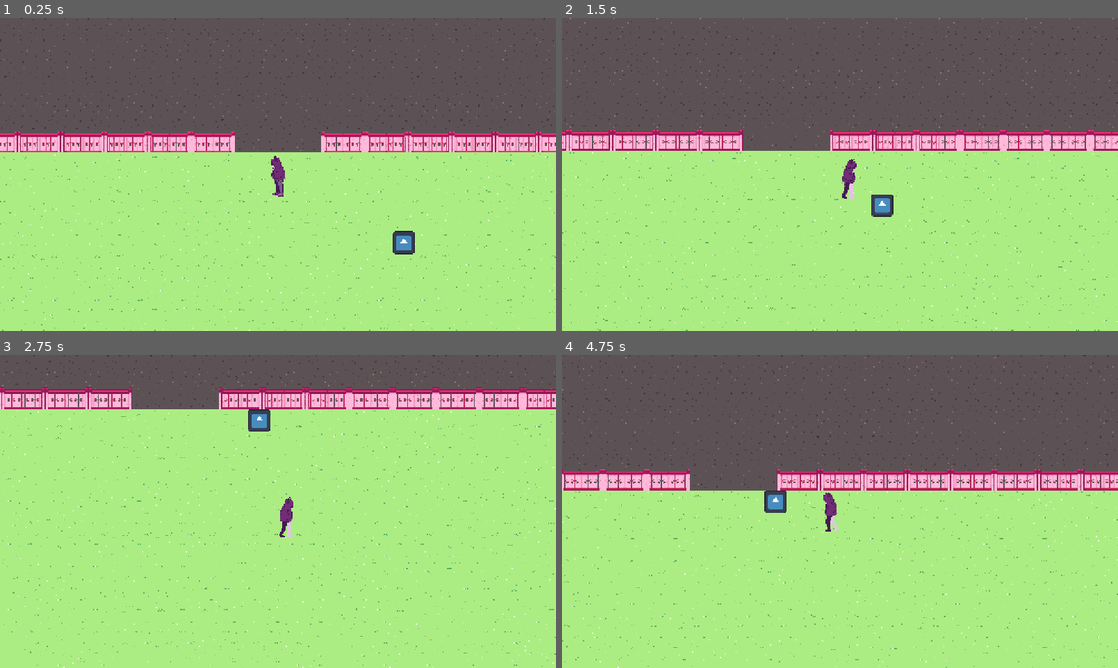
Above: before the commit, frames 1-4 (two rows, left to right).
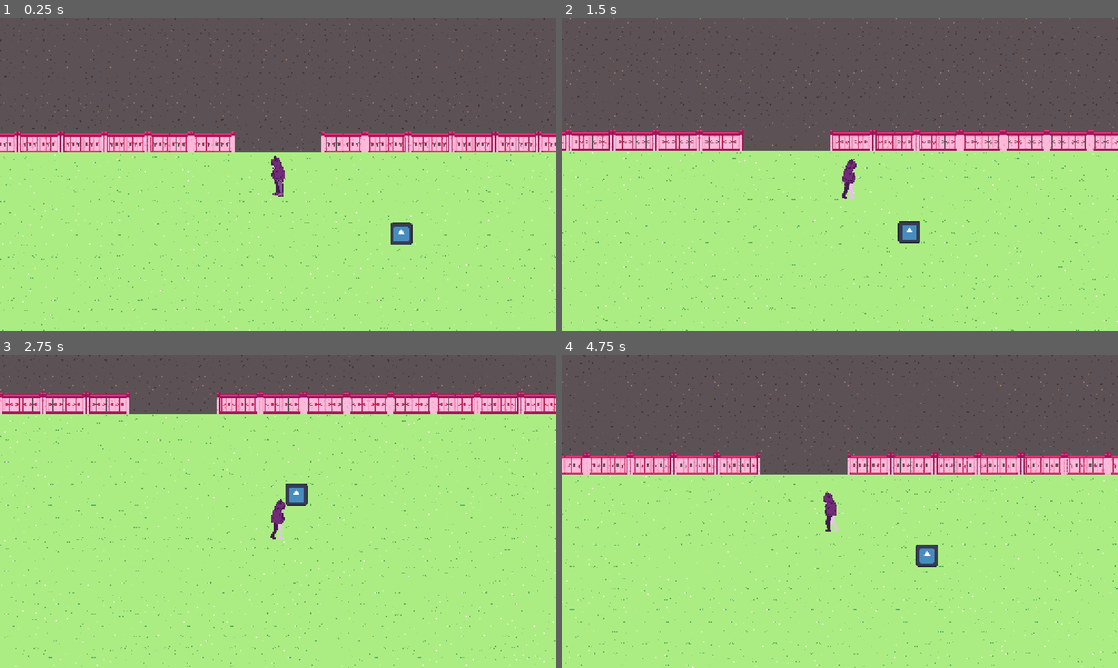
Above: after the commit, the same moments.

Repository: HarryEales/juniperdev-game-jam
Game: Godot game, scene res://actors/world/world.tscn
The game is run twice, just before and just after one commit, with the same random seed, the same clock (stepped at 60 frames per second) and the same inputs. The engine's default icon, where the game draws it, is replaced by a stand-in: a white triangle on a blue panel in a dark square.
Inputs (mouse positions are in pixels of both pictures, inside the frame that each line leads up to):
- Up to frame 1 (0.25 s): no input
- Up to frame 2 (1.5 s): move the mouse to (962, 158) at 0.52 s; press the mouse at (962, 158) at 0.53 s; hold D (move_right) 0.53-1.28 s; move the mouse to (728, 190) at 1.27 s; release the mouse at (728, 190) at 1.28 s; hold S (move_down) from 1.28 s (still down); click (728, 190) at 1.35 s
- Up to frame 3 (2.75 s): move the mouse to (333, 442) at 2.02 s; release S (move_down) at 2.03 s; press the mouse at (333, 442) at 2.03 s; hold D (move_right) from 2.03 s (still down)
- Up to frame 4 (4.75 s): move the mouse to (812, 574) at 2.77 s; release D (move_right) at 2.78 s; release the mouse at (812, 574) at 2.78 s; hold W (move_up) 2.78-3.53 s; click (812, 574) at 2.85 s; move the mouse to (1006, 558) at 3.52 s; press the mouse at (1006, 558) at 3.53 s; hold A (move_left) from 3.53 s (still down); move the mouse to (673, 464) at 4.27 s; release the mouse at (673, 464) at 4.28 s; click (673, 464) at 4.35 s

The runs differ from the first frame. In frame 1, 0.4% of the frame differs, in the area x 70-75%, y 65-76%; in frame 2, 0.6%; in frame 3, 9.3%; in frame 4, 14%, in the area x 0-100%, y 0-100%.

Commit message:
game manager and dog now has range
new node: game manager.
will be important for managing the game :shocked:

dogs movement ai will now no longer make them walk into fences for ages, and will not walk out of set bounds

Diff:
--- a/actors/base_dog/base_dog.gd
+++ b/actors/base_dog/base_dog.gd
@@ -1,2 +1,18 @@
 extends Entity
 class_name BaseDog
+
+
+var _game_manager : GameManager
+
+var _dog_area : Area2D
+
+@onready var _parent : Node2D = get_parent()
+
+
+func _ready() -> void:
+	await _parent.ready
+
+	_game_manager = GameManager.instance
+	_dog_area = _game_manager._dog_area
+
+	super._ready()
--- a/actors/base_dog/base_dog.tscn
+++ b/actors/base_dog/base_dog.tscn
@@ -12,6 +12,7 @@
 
 [node name="BaseDog" type="CharacterBody2D" unique_id=1995112175]
 script = ExtResource("1_scpoa")
+_entity_type = 2
 _has_character_body = true
 _does_move = true
 
@@ -37,6 +38,9 @@
 
 [node name="BaseDogRegularState" type="Node" parent="StateMachine" unique_id=1220384127]
 script = ExtResource("5_uph5h")
+min_max_walk_time = null
+min_max_walk_intervals = null
+min_max_idle_time = null
 metadata/_custom_type_script = "uid://hra40ug3jy77"
 
 [node name="MovementTimer" type="Timer" parent="StateMachine/BaseDogRegularState" unique_id=1882036573]
--- a/actors/base_dog/states/base_dog_regular_state.gd
+++ b/actors/base_dog/states/base_dog_regular_state.gd
@@ -2,7 +2,7 @@
 class_name BaseDogRegularState
 
 
-enum CURRENT_ACTION { WALK, IDLE }
+enum CURRENT_ACTION { WALK, IDLE, FIXING_POSITION }
 
 @export var min_max_walk_time : Vector2 = Vector2(0.7, 1.7)
 @export var min_max_walk_intervals : Vector2i = Vector2i(3, 5)
@@ -11,25 +11,26 @@
 var _current_action : CURRENT_ACTION
 
 var _root_entity : Entity
+var _root_node_2d : Node2D
 var _movement_handler : MovementHandler
 
 var _random_direction_array : Array[Vector2] = [
-	Vector2(1, 0),
-	Vector2(1, 0.5),
-	Vector2(1, 1),
-	Vector2(0.5, 1),
+	#Vector2(1, 0),
+	#Vector2(1, 0.5),
+	#Vector2(1, 1),
+	#Vector2(0.5, 1),
 	Vector2(0, 1),
-	Vector2(-0.5, 1),
-	Vector2(-1, 1),
-	Vector2(-1, 0.5),
-	Vector2(-1, 0),
-	Vector2(-1, -0.5),
-	Vector2(-1, -1),
-	Vector2(-0.5, -1),
-	Vector2(0, -1),
-	Vector2(0.5, -1),
-	Vector2(1, -1),
-	Vector2(1, -0.5)
+	#Vector2(-0.5, 1),
+	#Vector2(-1, 1),
+	#Vector2(-1, 0.5),
+	#Vector2(-1, 0),
+	#Vector2(-1, -0.5),
+	#Vector2(-1, -1),
+	#Vector2(-0.5, -1),
+	#Vector2(0, -1),
+	#Vector2(0.5, -1),
+	#Vector2(1, -1),
+	#Vector2(1, -0.5)
 ]
 
 var _current_random_direction : int = 0
@@ -37,55 +38,91 @@
 var _current_walk_interval : int = 1
 var _current_total_walk_interval : int = 3
 
+var _dog_area : Area2D
+
 @onready var _movement_timer : Timer = $MovementTimer
 
 
 func _enter() -> void:
 	_root_entity = _state_machine._root_entity
+	_root_node_2d = _root_entity as Node as Node2D
 	await _root_entity.ready
 	_movement_handler = _root_entity._handler_parent._handler_dict["MovementHandler"]
 
-	_current_action = CURRENT_ACTION.WALK
-	_current_random_direction = randi_range(0, _random_direction_array.size() - 1)
-	_movement_timer.wait_time = randf_range(min_max_walk_time.x, min_max_walk_time.y)
-	_current_walk_interval = 1
-	_current_total_walk_interval = randi_range(min_max_walk_intervals.x, min_max_walk_intervals.y)
+	var base_dog : BaseDog = _root_entity as BaseDog
+	_dog_area = base_dog._dog_area
 
+	if not _dog_area:
+		print("ayo theres no dog area")
+	else:
+		print("oi bruv theres a dog area")
+
+	_switch_to_walking()
 	_movement_timer.timeout.connect(timer_done)
-	_movement_timer.start()
 
 func _update(delta : float) -> void:
+	if not _dog_area:
+		_dog_area = GameManager.instance._dog_area
+
 	if _current_action == CURRENT_ACTION.WALK:
 		_movement_handler.move(delta, _random_direction_array[_current_random_direction])
+	elif _current_action == CURRENT_ACTION.IDLE:
+		_movement_handler.move(delta, Vector2.ZERO)
 	else:
-		_movement_handler.move(delta, Vector2.ZERO)
+		_movement_handler.move(delta, _root_node_2d.global_position.direction_to(_dog_area.global_position))
 
 
 func timer_done() -> void:
+	if _current_action == CURRENT_ACTION.FIXING_POSITION:
+		return
+
 	if _current_action == CURRENT_ACTION.WALK and _current_walk_interval >= _current_total_walk_interval:
-		_current_action = CURRENT_ACTION.IDLE
-		_movement_timer.wait_time = randf_range(min_max_idle_time.x, min_max_idle_time.y)
-		_movement_timer.start()
+		# Was walking, and should be idle
+		_switch_to_idle()
 	elif _current_action == CURRENT_ACTION.WALK and _current_walk_interval < _current_total_walk_interval:
-		var positive_or_negative : int = randi_range(1, 2)
-		if positive_or_negative == 1:
-			_current_random_direction -= 1
-			if _current_random_direction < 0:
-				_current_random_direction = _random_direction_array.size() - 1
-		else:
-			_current_random_direction += 1
-			if _current_random_direction >= _random_direction_array.size():
-				_current_random_direction = 0
+		# Was walking, but isn't finished walking
+		_update_walking_interval()
+	else:
+		# Was idle, and should be walking
+		_switch_to_walking()
 
-		_movement_timer.wait_time = randf_range(min_max_walk_time.x, min_max_walk_time.y)
-		_current_walk_interval += 1
-		print(_random_direction_array[_current_random_direction])
-		_movement_timer.start()
+func needs_to_fix_position() -> void:
+	_current_action = CURRENT_ACTION.FIXING_POSITION
+
+func has_fixed_position() -> void:
+	_switch_to_idle()
+
+
+func _switch_to_walking() -> void:
+	_current_action = CURRENT_ACTION.WALK
+
+	_current_random_direction = randi_range(0, _random_direction_array.size() - 1)
+	_movement_timer.wait_time = randf_range(min_max_walk_time.x, min_max_walk_time.y)
+	_current_total_walk_interval = randi_range(min_max_walk_intervals.x, min_max_walk_intervals.y)
+	_current_walk_interval = 1
+
+	print(_random_direction_array[_current_random_direction])
+	_movement_timer.start()
+
+func _update_walking_interval() -> void:
+	var positive_or_negative : int = randi_range(1, 2)
+	if positive_or_negative == 1:
+		_current_random_direction -= 1
+		if _current_random_direction < 0:
+			_current_random_direction = _random_direction_array.size() - 1
 	else:
-		_current_action = CURRENT_ACTION.WALK
-		_current_random_direction = randi_range(0, _random_direction_array.size() - 1)
-		_movement_timer.wait_time = randf_range(min_max_walk_time.x, min_max_walk_time.y)
-		_current_walk_interval = 1
-		_current_total_walk_interval = randi_range(min_max_walk_intervals.x, min_max_walk_intervals.y)
-		print(_random_direction_array[_current_random_direction])
-		_movement_timer.start()
+		_current_random_direction += 1
+		if _current_random_direction >= _random_direction_array.size():
+			_current_random_direction = 0
+
+	_movement_timer.wait_time = randf_range(min_max_walk_time.x, min_max_walk_time.y)
+	_current_walk_interval += 1
+
+	print(_random_direction_array[_current_random_direction])
+	_movement_timer.start()
+
+func _switch_to_idle() -> void:
+	_current_action = CURRENT_ACTION.IDLE
+
+	_movement_timer.wait_time = randf_range(min_max_idle_time.x, min_max_idle_time.y)
+	_movement_timer.start()
--- /dev/null
+++ b/actors/world/dog_area.gd
@@ -0,0 +1,32 @@
+extends Area2D
+
+
+func _on_body_entered(body : Node2D) -> void:
+	print("body_entered")
+	var entity : Entity = body as Node as Entity
+	if not entity:
+		return
+
+	if not entity._entity_type == Entity.ENTITY_TYPE.DOG:
+		return
+
+	var regular_state : BaseDogRegularState = entity._state_machine._current_state as BaseDogRegularState
+	if not regular_state:
+		return
+
+	regular_state.has_fixed_position()
+
+func _on_body_exited(body : Node2D) -> void:
+	print("body_exited")
+	var entity : Entity = body as Node as Entity
+	if not entity:
+		return
+
+	if not entity._entity_type == Entity.ENTITY_TYPE.DOG:
+		return
+
+	var regular_state : BaseDogRegularState = entity._state_machine._current_state as BaseDogRegularState
+	if not regular_state:
+		return
+
+	regular_state.needs_to_fix_position()
--- /dev/null
+++ b/actors/world/game_manager.gd
@@ -0,0 +1,13 @@
+extends Node2D
+class_name GameManager
+
+static var instance : GameManager
+
+@onready var _dog_area : Area2D = $DogArea
+
+
+func _ready() -> void:
+	if not instance:
+		instance = self
+	else:
+		push_error("There is more than one GameManager instance")
--- a/actors/world/world.tscn
+++ b/actors/world/world.tscn
@@ -1,10 +1,16 @@
 [gd_scene format=4 uid="uid://cnu8g300nhcwp"]
 
+[ext_resource type="Script" uid="uid://bkibw77qg0s1n" path="res://actors/world/game_manager.gd" id="1_72io5"]
 [ext_resource type="TileSet" uid="uid://bvc74l0nwgr0d" path="res://resources/tile_sets/default_park_tile_set.tres" id="2_0suvy"]
 [ext_resource type="PackedScene" uid="uid://c7kd818c6j1cn" path="res://actors/player/player.tscn" id="3_0suvy"]
 [ext_resource type="PackedScene" uid="uid://cabahyr20lysi" path="res://actors/base_dog/base_dog.tscn" id="3_72io5"]
+[ext_resource type="Script" uid="uid://bsnuyr5s6qr4h" path="res://actors/world/dog_area.gd" id="5_psfh7"]
 
-[node name="world" type="Node2D" unique_id=819079505]
+[sub_resource type="RectangleShape2D" id="RectangleShape2D_bb13v"]
+size = Vector2(30000, 14000)
+
+[node name="World" type="Node2D" unique_id=819079505]
+script = ExtResource("1_72io5")
 
 [node name="TilemapParent" type="Node2D" parent="." unique_id=1511364418]
 
@@ -25,7 +31,7 @@
 tile_set = ExtResource("2_0suvy")
 
 [node name="BaseDog" parent="." unique_id=1995112175 instance=ExtResource("3_72io5")]
-position = Vector2(2937, 1612)
+position = Vector2(2838, 1363)
 
 [node name="Player" parent="." unique_id=1848371199 instance=ExtResource("3_0suvy")]
 
@@ -39,3 +45,13 @@
 limit_smoothed = true
 position_smoothing_enabled = true
 position_smoothing_speed = 7.5
+
+[node name="DogArea" type="Area2D" parent="." unique_id=1529503194]
+position = Vector2(0, 7350)
+script = ExtResource("5_psfh7")
+
+[node name="CollisionShape2D" type="CollisionShape2D" parent="DogArea" unique_id=738217887]
+shape = SubResource("RectangleShape2D_bb13v")
+
+[connection signal="body_entered" from="DogArea" to="DogArea" method="_on_body_entered"]
+[connection signal="body_exited" from="DogArea" to="DogArea" method="_on_body_exited"]
Not shown, added: actors/world/dog_area.gd.uid
Not shown, added: actors/world/game_manager.gd.uid
